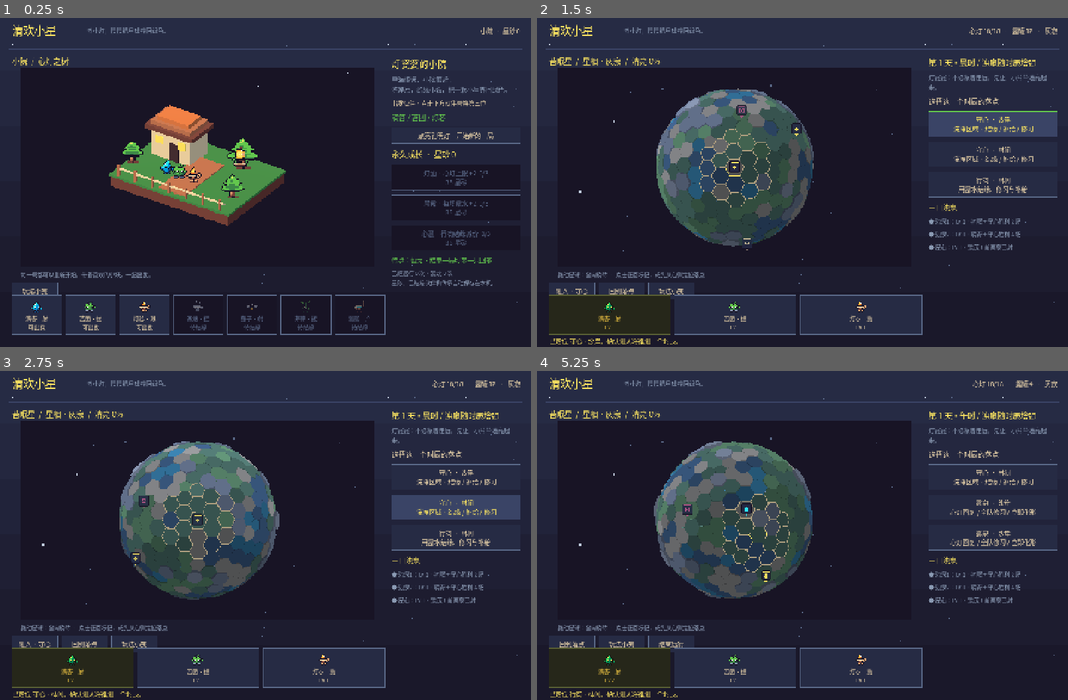
Above: before the commit, frames 1-4 (two rows, left to right).
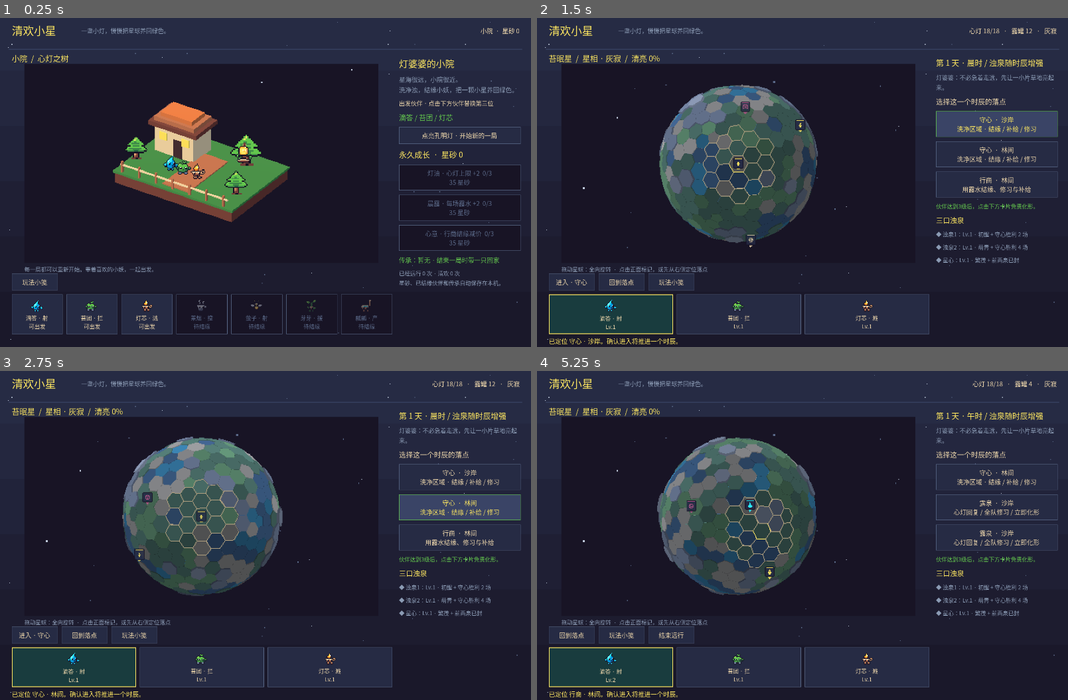
Above: after the commit, the same moments.

Repository: beekim123/dot-qinghuan
Game: Godot game, scene res://main.tscn
Same seed, same stepped clock (60 frames per second), same inputs: the game is played once before the commit and once after it.
Inputs:
- Up to frame 1 (0.25 s): no input
- Up to frame 2 (1.5 s): click "点亮孔明灯 · 开始新的一局" at 0.5 s; click "守心 · 沙岸 洗净区域 · 结缘 / 补给 / 修习" at 1.25 s
- Up to frame 3 (2.75 s): click "守心 · 林间 洗净区域 · 结缘 / 补给 / 修习" at 2 s
- Up to frame 4 (5.25 s): click "行商 · 林间 用露水结缘、修习与补给" at 2.75 s; click "进入 · 行商" at 3.5 s; click "修习 滴答 · +1 级 / 8 露水" at 4.25 s; click "收好行囊 · 回星" at 5 s

The runs differ from the first frame. In frame 1, 10% of the frame differs, in the area x 1-99%, y 1-98%; in frame 2, 14%; in frame 3, 14%, in the area x 1-99%, y 1-100%; in frame 4, 14%.

Commit message:
WIP checkpoint gameplay refinements and expanded run regression tests
Source checkpoint: b897f70ef7d25f5eadb861635f58db72929fb30a. Graphical QA is not yet complete.

Diff:
--- a/qinghuan_godot/project.godot
+++ b/qinghuan_godot/project.godot
@@ -9,7 +9,7 @@
 window/size/viewport_height=900
 window/size/window_width_override=1440
 window/size/window_height_override=900
-window/stretch/mode="canvas_items"
+window/stretch/mode="disabled"
 [rendering]
 renderer/rendering_method="gl_compatibility"
 renderer/rendering_method.mobile="gl_compatibility"
--- a/qinghuan_godot/scripts/main.gd
+++ b/qinghuan_godot/scripts/main.gd
@@ -125,19 +125,21 @@
 
 func _layout() -> void:
 	if not is_instance_valid(world_image): return
-	var available = size.x-416
-	var scale_factor = maxi(1,mini(int(available/480.0),int((size.y-285)/270.0)))
-	world_image.size=Vector2(480,270)*scale_factor
-	world_image.position=Vector2(24+(available-world_image.size.x)/2,142)
-	world_title.position=Vector2(32,108)
-	world_hint.position=Vector2(world_image.position.x,world_image.position.y+world_image.size.y+10)
+	var available = size.x-396
+	var render_size = Vector2i(480,270) if size.x>=1376 and size.y>=900 else Vector2i(384,216)
+	world.size=render_size
+	var scale_factor = maxi(1,mini(int(available/render_size.x),int((size.y-360)/render_size.y)))
+	world_image.size=Vector2(render_size)*scale_factor
+	world_image.position=Vector2(24+(available-world_image.size.x)/2,132)
+	world_title.position=Vector2(32,100)
+	world_hint.position=Vector2(world_image.position.x,world_image.position.y+world_image.size.y+5)
 	world_hint.size=Vector2(available,25)
-	side_scroll.position=Vector2(size.x-378,112)
-	side_scroll.size=Vector2(350,size.y-164)
+	side_scroll.position=Vector2(size.x-358,112)
+	side_scroll.size=Vector2(330,size.y-164)
 	status.position=Vector2(size.x-650,29)
 	status.size=Vector2(620,45)
-	action_bar.position=Vector2(32,world_image.position.y+world_image.size.y+43)
-	roster.position=Vector2(32,size.y-141)
+	action_bar.position=Vector2(32,world_image.position.y+world_image.size.y+29)
+	roster.position=Vector2(32,maxf(size.y-147,action_bar.position.y+56))
 	roster.size=Vector2(available-12,108)
 	toast.position=Vector2(32,size.y-29)
 	toast.size=Vector2(size.x-60,27)
@@ -245,6 +247,7 @@
 		var title = "星心 · 眠眠" if node.spring==2 else TYPES[node.type]
 		if node.type=="boss" and node.spring!=2: title="第 %d 口浊泉"%(int(node.spring)+1)
 		_button("%s  ·  %s\n%s"%[title,BIOMES.get(node.biome,"草原"),_node_reward(node)],_select_node.bind(i))
+	_text("伙伴达到3级后，点击下方卡片免费化形。",MINT,15)
 	_text("三口浊泉",GOLD,19)
 	for i in run.planet.springs.size():
 		var spring: Dictionary = run.planet.springs[i]
@@ -480,14 +483,21 @@
 		card.add_theme_constant_override("icon_max_width",44)
 		card.add_theme_font_size_override("font_size",15)
 		var role = str(data.role)
-		card.text="%s · %s\n%s"%[data.name,role,"Lv.%d%s"%[int(member.level)," · 已化形" if member.evolved else ""] if not yard else ("可出发" if member.id in run.meta.unlocked else "待结缘")]
-		card.tooltip_text="%s · %s\n点选后部署；地图上等级达到3可免费化形。"%[data.name,role]
+		card.text="%s · %s\n%s"%[GameData.display_name(member),role,"Lv.%d%s"%[int(member.level)," · 已化形" if member.evolved else ""] if not yard else ("可出发" if member.id in run.meta.unlocked else "待结缘")]
+		card.tooltip_text="%s · %s\n%s\n点选后部署；地图上等级达到3可免费化形。"%[GameData.display_name(member),role,data.description]
 		if yard:
 			card.disabled=not member.id in run.meta.unlocked
 			card.pressed.connect(_choose_starter.bind(str(member.id)))
 		else:
 			card.pressed.connect(_select_team.bind(i))
-			if i==selected_team: card.modulate=Color("fee761")
+			if i==selected_team:
+				var selected_style=StyleBoxFlat.new()
+				selected_style.bg_color=Color("193c3e")
+				selected_style.border_color=GOLD
+				selected_style.set_border_width_all(2)
+				selected_style.content_margin_top=8
+				selected_style.content_margin_bottom=8
+				card.add_theme_stylebox_override("normal",selected_style)
 		roster.add_child(card)
 
 func _choose_starter(id: String) -> void:
@@ -520,17 +530,17 @@
 				if not moved: _world_click(event.position,false)
 		elif event.button_index==MOUSE_BUTTON_RIGHT and event.pressed: _world_click(event.position,true)
 	elif event is InputEventMouseMotion:
-		var pos: Vector2 = event.position/world_image.size*Vector2(480,270)
+		var pos: Vector2 = event.position/world_image.size*Vector2(world.size)
 		if dragging and mode in ["map","ending"]:
 			if event.position.distance_to(drag_start)>5: moved=true
-			if moved and is_instance_valid(globe): globe.handle_drag((event.position-drag_last)/world_image.size*Vector2(480,270))
+			if moved and is_instance_valid(globe): globe.handle_drag((event.position-drag_last)/world_image.size*Vector2(world.size))
 			drag_last=event.position
 		if mode=="battle":
 			var cell: Vector2i = arena.screen_to_cell(pos)
 			arena.set_hover(cell,sim.can_deploy(selected_team,cell)=="")
 
 func _world_click(local_pos: Vector2,right: bool) -> void:
-	var pos=local_pos/world_image.size*Vector2(480,270)
+	var pos=local_pos/world_image.size*Vector2(world.size)
 	if mode=="map":
 		var cell: int = globe.pick(pos)
 		if cell>=0:
--- a/qinghuan_godot/scripts/run_state.gd
+++ b/qinghuan_godot/scripts/run_state.gd
@@ -46,7 +46,11 @@
 	team.clear()
 	for id in starters: team.append({"id":id,"level":1,"evolved":false})
 	var inherited = str(meta.inherited)
-	if inherited != "" and not has_species(inherited): team.append({"id":inherited,"level":1,"evolved":false})
+	if inherited != "":
+		if not has_species(inherited): team.append({"id":inherited,"level":1,"evolved":false})
+		else:
+			for member in team:
+				if member.id==inherited: member.level=2
 	max_hp = 18 + mini(3,int(meta.oil)) * 2
 	hp = max_hp
 	dew = 12
--- a/qinghuan_godot/tests/test_run.gd
+++ b/qinghuan_godot/tests/test_run.gd
@@ -101,6 +101,10 @@
   check(saved.hp==20 and saved.team.size()==4,"next run includes oil and inheritance")
   check(saved.seed_value!=seed_value and saved.hour==0 and saved.wins==0,"next run fresh seeded state")
   check(saved.planet.clear_fraction()==0.0,"next globe not old cleared globe")
+  var changed_terrain = 0
+  for i in run.planet.cells.size():
+   if saved.planet.cells[i].biome != run.planet.cells[i].biome: changed_terrain += 1
+  check(changed_terrain>10,"new seed materially changes terrain")
   for member in saved.team: check(member.level==1 and not member.evolved,"levels and evolution reset")
   final_run = run
  # True loss through the simulator, not calling finish(false) as a shortcut.
@@ -134,5 +138,68 @@
  deterministic.start_run(333)
  check(deterministic.planet.cells[0].dir==loss.planet.cells[0].dir,"geometry remains stable")
  check(not loss.buy_upgrade("bad_key"),"invalid upgrade rejected")
+ var nursery = Run.new()
+ nursery.start_run(444)
+ check(not nursery.evolve(0),"level1 evolution rejected")
+ nursery.train(0)
+ check(nursery.team[0].level==2 and nursery.team[1].level==1,"individual shop training scope")
+ nursery.train()
+ check(nursery.team[0].level==3 and nursery.team[1].level==2,"rest whole-team training scope")
+ check(nursery.evolve(0) and nursery.team[0].evolved,"actual level3 evolution")
+ check(not nursery.evolve(0),"duplicate evolution rejected")
+ var prior_count = nursery.team.size()
+ nursery.recruit("chayan"); nursery.recruit("chayan")
+ check(nursery.team.size()==prior_count+1,"bonding unique species")
+ check(not nursery.buy_upgrade("oil"),"cannot buy upgrade without sand")
+ var matching = Run.new()
+ matching.meta.inherited="dida"
+ matching.start_run(90)
+ check(matching.team.size()==3 and matching.team[0].level==2,"matching heir grants level2 starter")
+ check(matching.team[1].level==1 and matching.team[2].level==1,"matching heir buffs only chosen species")
+ var different = Run.new()
+ different.meta.inherited="piaopiao"
+ different.start_run(90)
+ check(different.team.size()==4 and different.team[3].id=="piaopiao" and different.team[3].level==1,"distinct heir adds level1 fourth companion")
+ var poor = Sim.new()
+ poor.setup({"seed":7,"team":starters,"heart_hp":18,"biome":"grass"})
+ var poor_spots = [Vector2i(1,5),Vector2i(1,4),Vector2i(2,5)]
+ for i in range(3): check(poor.deploy(i,poor_spots[i])=="","poor formation legal")
+ poor.start()
+ for tick in range(6000):
+  poor.step(0.05)
+  if poor.finished: break
+ var sleepers = 0
+ for unit in poor.units:
+  if unit.hp<=0: sleepers+=1
+ print("POSITION_RESULT poor_won=",poor.victory," heart=",poor.heart_hp," sleepers=",sleepers," time=",poor.time)
+ check(poor.heart_hp<terrain_worst_hp,"three-unit positions materially change heart outcome")
+ check(poor.finished,"poor formation actual terminal outcome")
+ # A lonely blocker beside the center should genuinely exhaust and release its targets.
+ var weary = Sim.new()
+ weary.setup({"seed":7,"team":starters,"heart_hp":30})
+ check(weary.deploy(1,Vector2i(5,2))=="","sleep test legal blocker")
+ weary.start()
+ var saw_sleep = false
+ for tick in range(6000):
+  weary.step(0.05)
+  if weary.units[0].hp<=0: saw_sleep=true
+  if weary.finished: break
+ print("SLEEP_RESULT observed=",saw_sleep," hp=",weary.units[0].hp," heart=",weary.heart_hp)
+ check(saw_sleep and weary.units[0].state=="sleep","real erosion produces sleeping companion")
+ var boss_pressure = Sim.new()
+ boss_pressure.setup({"seed":7,"team":starters,"heart_hp":100,"boss":"mianmian"})
+ boss_pressure.start()
+ var witnessed_boss = false
+ var boss_at_heart = false
+ for tick in range(14000):
+  boss_pressure.step(0.05)
+  for enemy in boss_pressure.enemies:
+   if enemy.id=="mianmian":
+    witnessed_boss=true
+    if enemy.pos.distance_to(Vector2(boss_pressure.heart))<0.15: boss_at_heart=true
+  if boss_pressure.finished: break
+ check(witnessed_boss and boss_at_heart,"boss actually spawns and advances dynamically to heart")
+ check(boss_pressure.finished and not boss_pressure.victory and boss_pressure.heart_hp==0,"uncleansed boss never awards timed victory")
+ print("BOSS_PRESSURE_RESULT witnessed=",witnessed_boss," reached_heart=",boss_at_heart," victory=",boss_pressure.victory," seconds=",boss_pressure.time)
  print("RUN_CHECKS ",checks," FAILURES ",failures)
  quit(1 if failures>0 else 0)
--- a/qinghuan_godot/tests/test_ui.gd
+++ b/qinghuan_godot/tests/test_ui.gd
@@ -12,6 +12,7 @@
 	root.add_child(scene)
 	await process_frame
 	scene.set_process(false)
+	scene.run.meta={"sand":0,"oil":0,"dew":0,"bond":0,"unlocked":["dida","taituan","dengxin"],"inherited":"","runs":0,"wins":0}
 	check(scene.mode=="yard","yard boot")
 	scene._start_run()
 	check(scene.mode=="map","new run map")
Not shown, added: qinghuan_godot/DECISIONS.md
Not shown, added: qinghuan_godot/README.md
